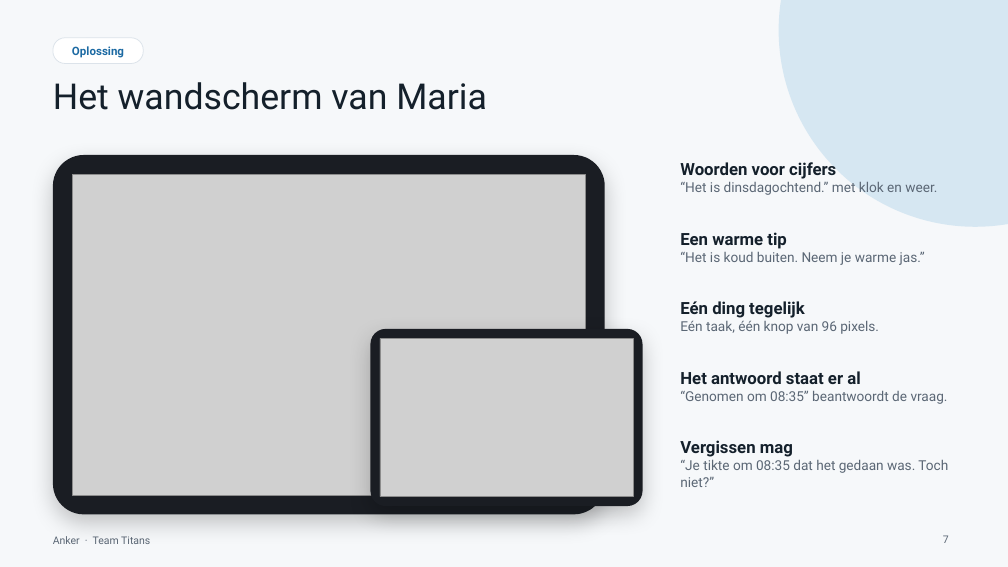
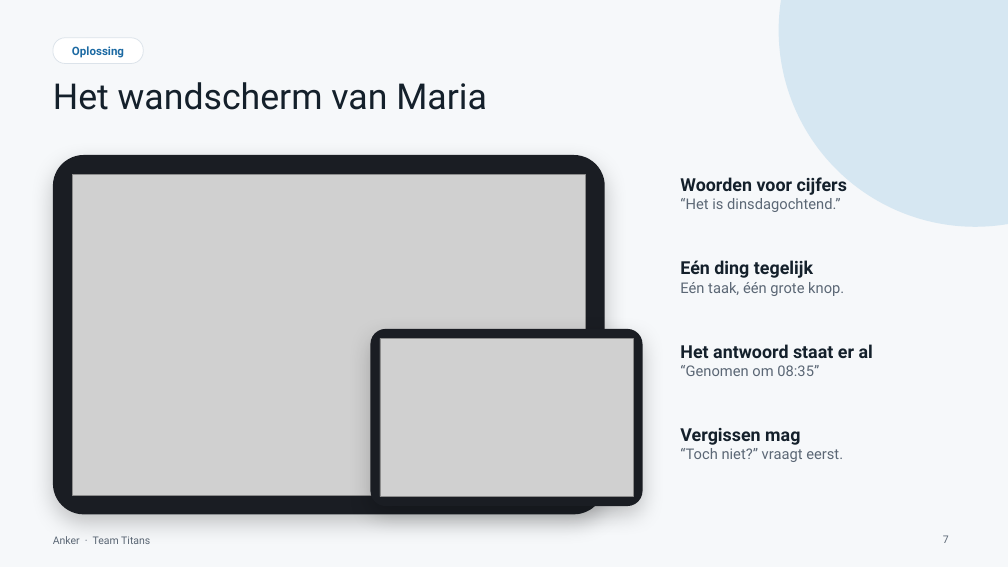
Before and after one commit to sergiuNE/Titans---Hack_The_Future, a slide deck: slide 7 of Documentation/Anker-pitch.pptx. Drawn at 1008x567 pixels with LibreOffice and Linux fonts; fonts in the diff are those of the drawing; grey boxes stand for pictures. Boxes give left, top, right and bottom in pixels: in the first picture for what was removed or moved away, otherwise in the second. Text is boxed around its words. In the diff, an @@ line names an element or a change of style, - is before the commit and + after.

Commit message:
Shorten slides 3, 7 and 10, fix the layout of slide 11
Keeps the latest manual edits: slide 11 without the Home item, the demo slide with only its title.

```diff
--- a/Documentation/Anker-pitch.pptx
+++ b/Documentation/Anker-pitch.pptx
@@ text at (680,177,847,195): size 16 to 17 pt in "Woorden voor cijfers" @@
@@ text "Woorden voor cijfers": place and size @@
-text "Woorden voor cijfers" at (680,162,937,195)
+text "Woorden voor cijfers" at (680,177,847,212)
@@ text at (680,198,840,212): text changed; size 13 to 14 pt @@
-“Het is dinsdagochtend.” met klok en weer.
+“Het is dinsdagochtend.”
@@ text removed at (680,232,925,265) @@
-Een warme tip
-“Het is koud buiten. Neem je warme jas.”
@@ text at (680,260,813,278): size 16 to 17 pt in "Eén ding tegelijk" @@
@@ text "Eén ding tegelijk": place and size @@
-text "Eén ding tegelijk" at (680,301,879,334)
+text "Eén ding tegelijk" at (680,260,844,296)
@@ text at (680,282,844,296): text changed; size 13 to 14 pt @@
-Eén taak, één knop van 96 pixels.
+Eén taak, één grote knop.
@@ text at (680,344,873,358): size 16 to 17 pt in "Het antwoord staat er al" @@
@@ text "Het antwoord staat er al": place and size @@
-text "Het antwoord staat er al" at (680,371,948,404)
+text "Het antwoord staat er al" at (680,344,873,376)
@@ text at (680,365,819,376): text changed; size 13 to 14 pt @@
-“Genomen om 08:35” beantwoordt de vraag.
+“Genomen om 08:35”
@@ text at (680,448,843,462): text changed; size 13 to 14 pt @@
-“Je tikte om 08:35 dat het gedaan was. Toch niet?”
+“Toch niet?” vraagt eerst.
@@ text at (680,428,800,445): size 16 to 17 pt in "Vergissen mag" @@
@@ text "Vergissen mag": place and size @@
-text "Vergissen mag" at (680,440,948,487)
+text "Vergissen mag" at (680,428,843,462)
```
Also in this commit, not shown: 4 other slides changed.
